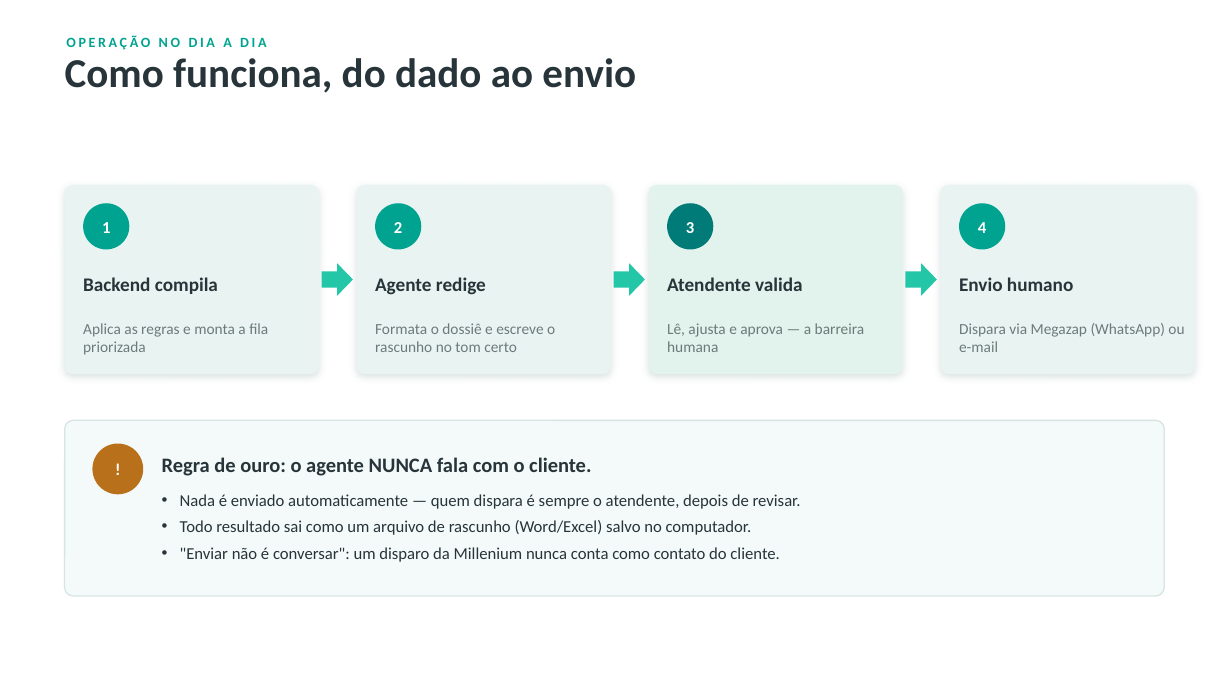
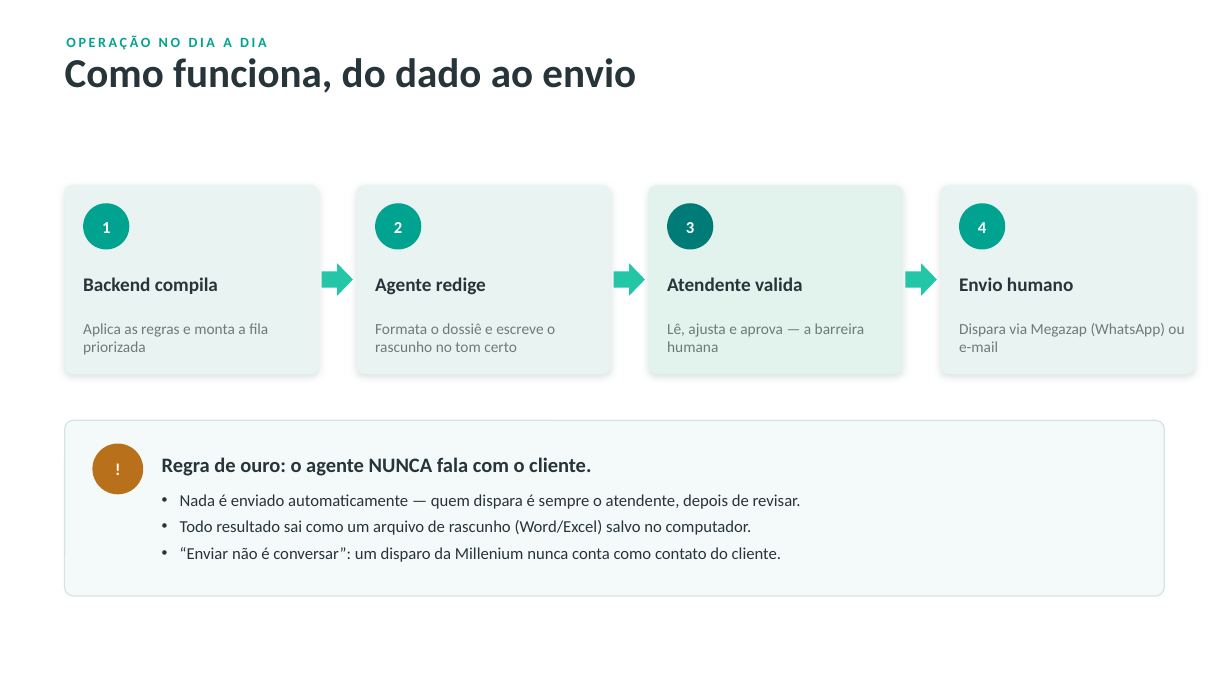
Before and after one commit to igorcamposdeborba/agente-ia-atendimento, a slide deck: slide 7 of 2-sistema-de-atendimento/planejamento/Millenium-Agente-IA.pptx (slide 6 before the commit). Drawn at 1232x693 pixels with LibreOffice and Linux fonts; fonts in the diff are those of the drawing. Boxes give left, top, right and bottom in pixels: in the first picture for what was removed or moved away, otherwise in the second. Text is boxed around its words. In the diff, an @@ line names an element or a change of style, - is before the commit and + after.

```diff
--- a/2-sistema-de-atendimento/planejamento/Millenium-Agente-IA.pptx
+++ b/2-sistema-de-atendimento/planejamento/Millenium-Agente-IA.pptx
@@ text at box(180, 547, 781, 562): text changed @@
-• "Enviar não é conversar": um disparo da Millenium nunca conta como contato do cliente.
+• “Enviar não é conversar”: um disparo da Millenium nunca conta como contato do cliente.
```
Also in this commit, not shown: 15 other slides changed, 3 slides added, 1 slide removed, 14 other files.
